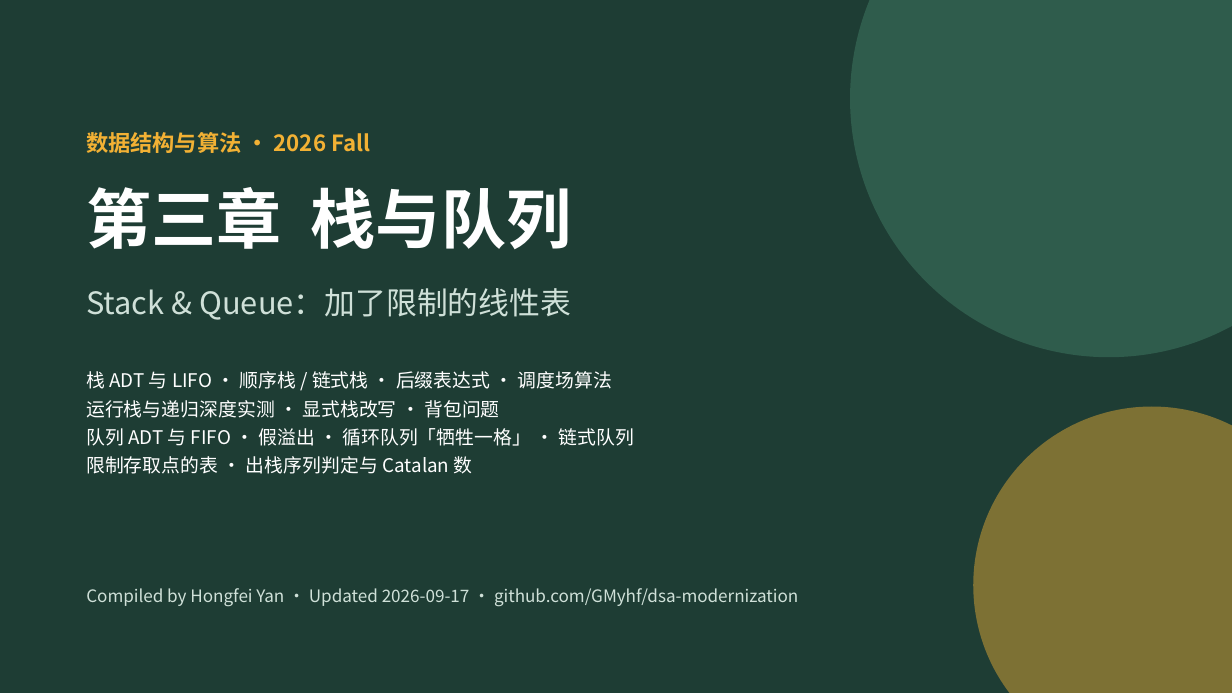
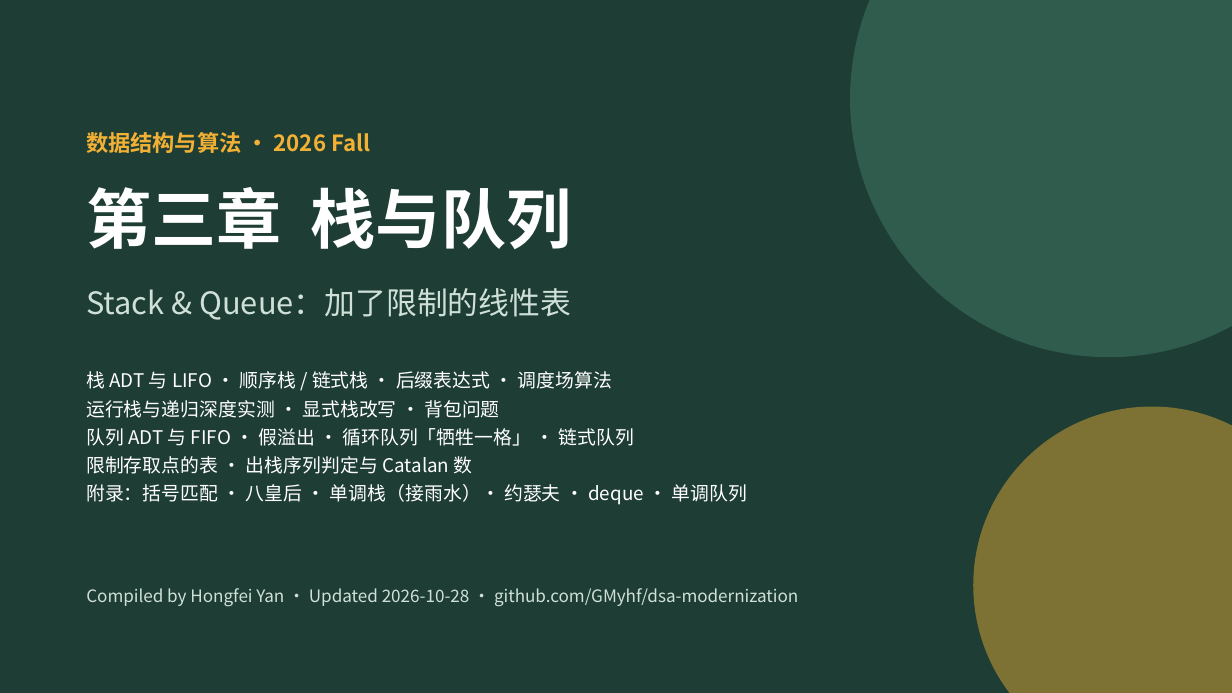
Before and after one commit to GMyhf/2026fall-cs201, a slide deck: slide 1 of courseware/202609_DSA_03_Stack_Queue.pptx. Drawn at 1232x693 pixels with LibreOffice and Linux fonts; fonts in the diff are those of the drawing. Boxes give left, top, right and bottom in pixels: in the first picture for what was removed or moved away, otherwise in the second. Text is boxed around its words. In the diff, an @@ line names an element or a change of style, - is before the commit and + after.

```diff
--- a/courseware/202609_DSA_03_Stack_Queue.pptx
+++ b/courseware/202609_DSA_03_Stack_Queue.pptx
@@ text at [86,484,746,505]: paragraph added @@
+附录：括号匹配 · 八皇后 · 单调栈（接雨水）· 约瑟夫 · deque · 单调队列
@@ text at [86,588,798,607]: text changed @@
-Compiled by Hongfei Yan · Updated 2026-09-17 · github.com/GMyhf/dsa-modernization
+Compiled by Hongfei Yan · Updated 2026-10-28 · github.com/GMyhf/dsa-modernization
```
Also in this commit, not shown: 1 other slide changed, 6 slides added, 2 other files.
